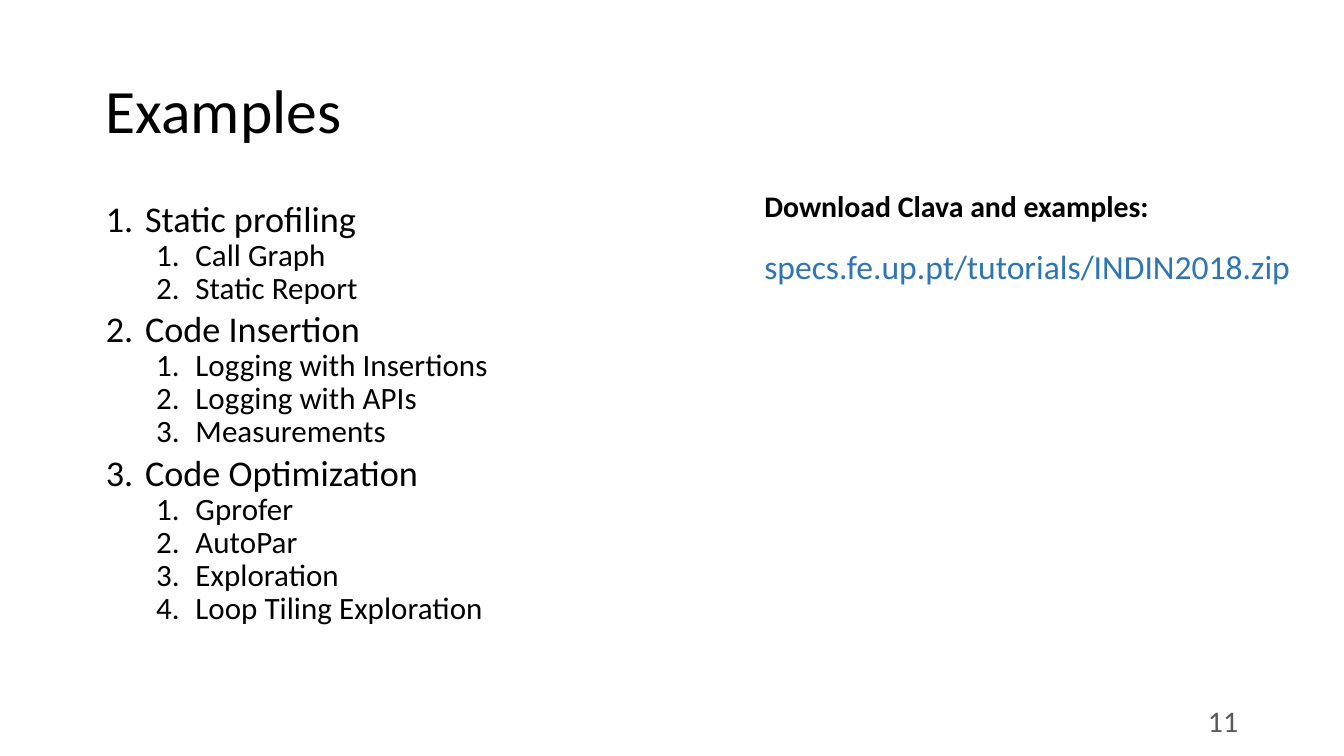
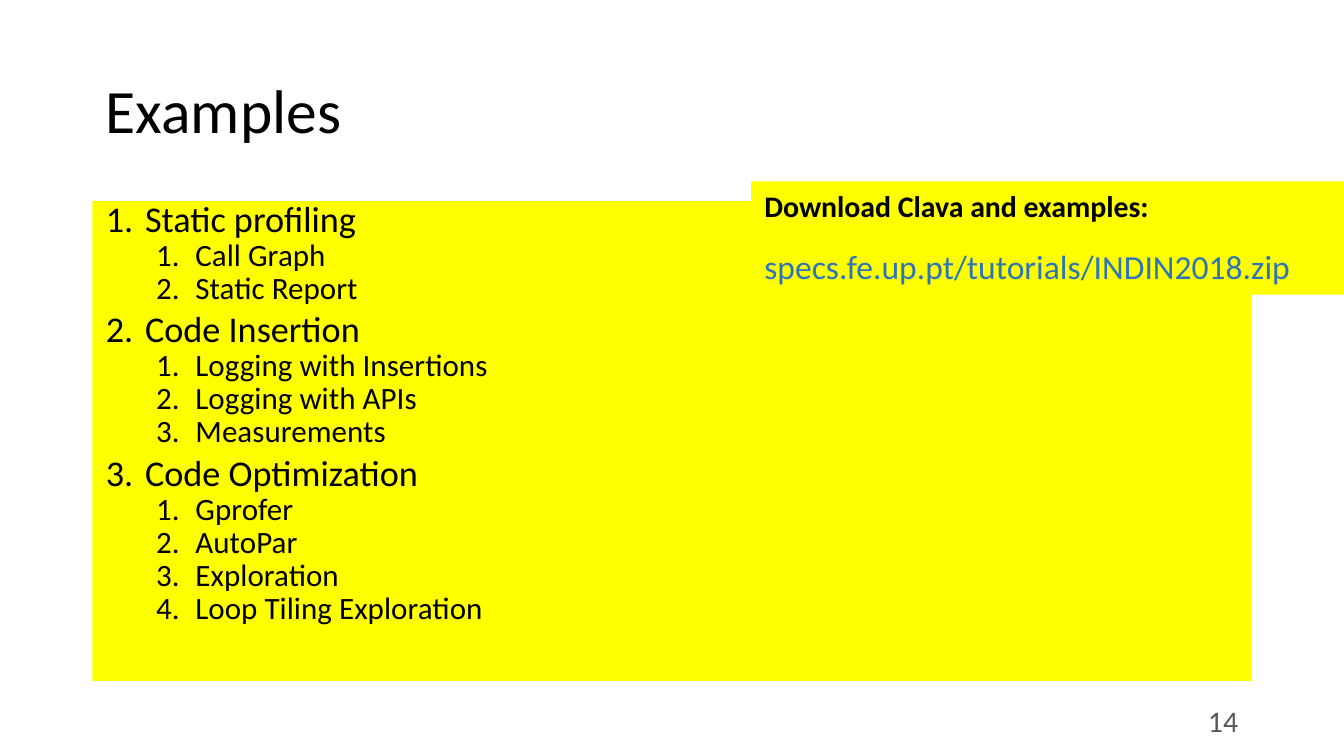
Before and after one commit to specs-feup/specs-lara, a slide deck: slide 14 of 2019-GreenSwLab/Clava-Tutorial.pptx (slide 11 before the commit). Drawn at 1344x756 pixels with LibreOffice and Linux fonts; fonts in the diff are those of the drawing. Boxes give left, top, right and bottom in pixels: in the first picture for what was removed or moved away, otherwise in the second. Text is boxed around its words. In the diff, an @@ line names an element or a change of style, - is before the commit and + after.

```diff
--- a/2019-GreenSwLab/Clava-Tutorial.pptx
+++ b/2019-GreenSwLab/Clava-Tutorial.pptx
@@ text "Static profiling": place and size @@
-text "Static profiling" at <box>145,207,488,625</box>
+text "Static profiling" at <box>93,202,1251,681</box>
@@ text "Static profiling" at <box>93,202,1251,681</box>: fill none to #FFFF00 @@
@@ rectangle "Download Clava and examples:": place and size @@
-rectangle "Download Clava and examples:" at <box>764,196,1290,285</box>
+rectangle "Download Clava and examples:" at <box>751,181,1344,294</box>
@@ rectangle "Download Clava and examples:" at <box>751,181,1344,294</box>: fill none to #FFFF00 @@
@@ page number at <box>1208,713,1238,732</box>: text changed @@
-11
+14
```
Also in this commit, not shown: 8 other slides changed, 2 slides added, 1 slide removed, 1 other file.
